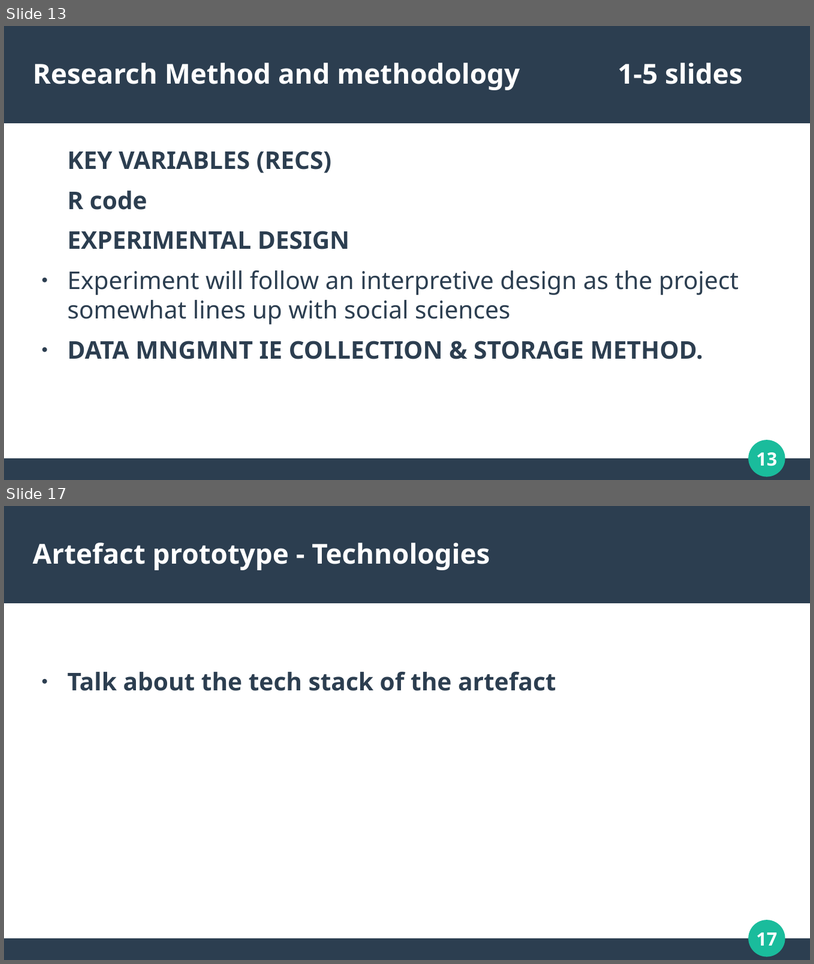
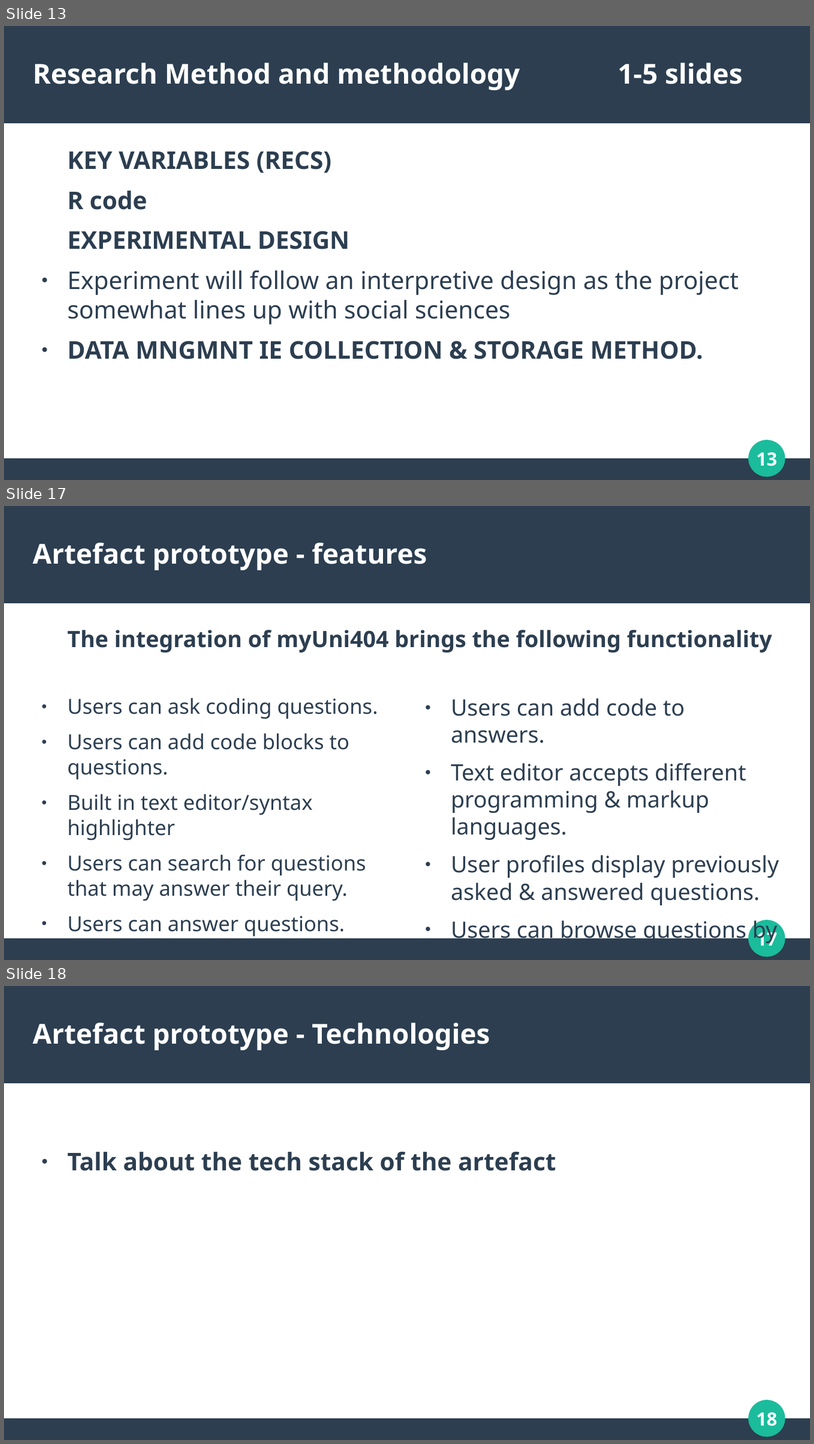
Before and after one commit to dannydaley/myUniSocial, a slide deck: Documentation/COMP320 PRESENTATION.odp. Shown one above the other, each under a label of ours: slides 13 and 17 before the commit, slides 13, 17 and 18 after it; the slides between them are not shown. The pictures are 814x964 and 814x1444 pixels, drawn with LibreOffice and Linux fonts; fonts in the diff are those of the drawing. Boxes give left, top, right and bottom in pixels: in the first picture for what was removed or moved away, otherwise in the second. Text is boxed around its words. In the diff, an @@ line names an element or a change of style, - is before the commit and + after.

Commit message:
Added more content to the presentation, platform features list has been updated.

```diff
--- a/Documentation/COMP320 PRESENTATION.odp
+++ b/Documentation/COMP320 PRESENTATION.odp
@@ slide 17 added at [4,506,810,960], background #FFFFFF; not listed: 4 template elements that a slide beside it also shows @@
@@ title added at [33,543,427,570], 27 pt, text #FFFFFF, bold @@
+Artefact prototype - features
@@ text added at [68,630,773,652], 22.2 pt, text #2C3E50, bold @@
+The integration of myUni404 brings the following functionality
@@ text added at [68,697,378,936], 20.4 pt, text #2C3E50 @@
+● Users can ask coding questions.
+● Users can add code blocks to questions.
+● Built in text editor/syntax highlighter
+● Users can search for questions that may answer their query.
+● Users can answer questions.
@@ text added at [451,698,779,943], 22.2 pt, text #2C3E50 @@
+● Users can add code to answers.
+● Text editor accepts different programming & markup languages.
+● User profiles display previously asked & answered questions.
+● Users can browse questions by tech field.
@@ what was slide 17 is now slide 18 @@
@@ page number at [756,1412,777,1426]: text changed @@
-17
+18
```
Also in this commit, not shown: 6 slides changed, 1 other slide added, 1 slide removed, 1 other file.
